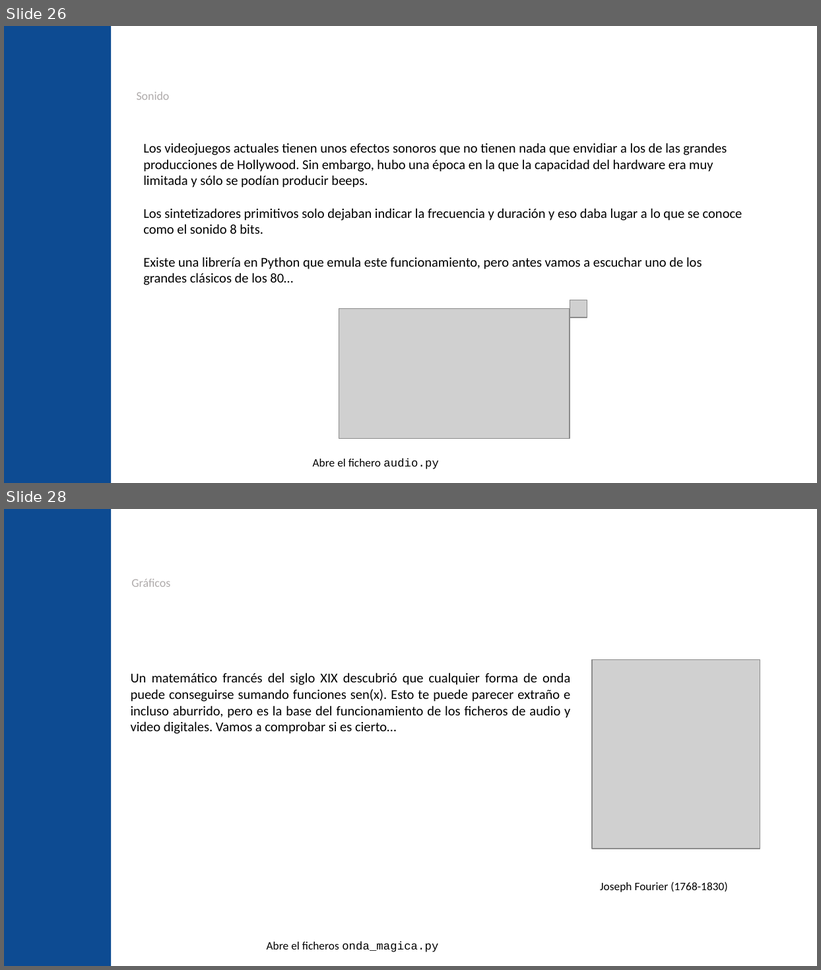
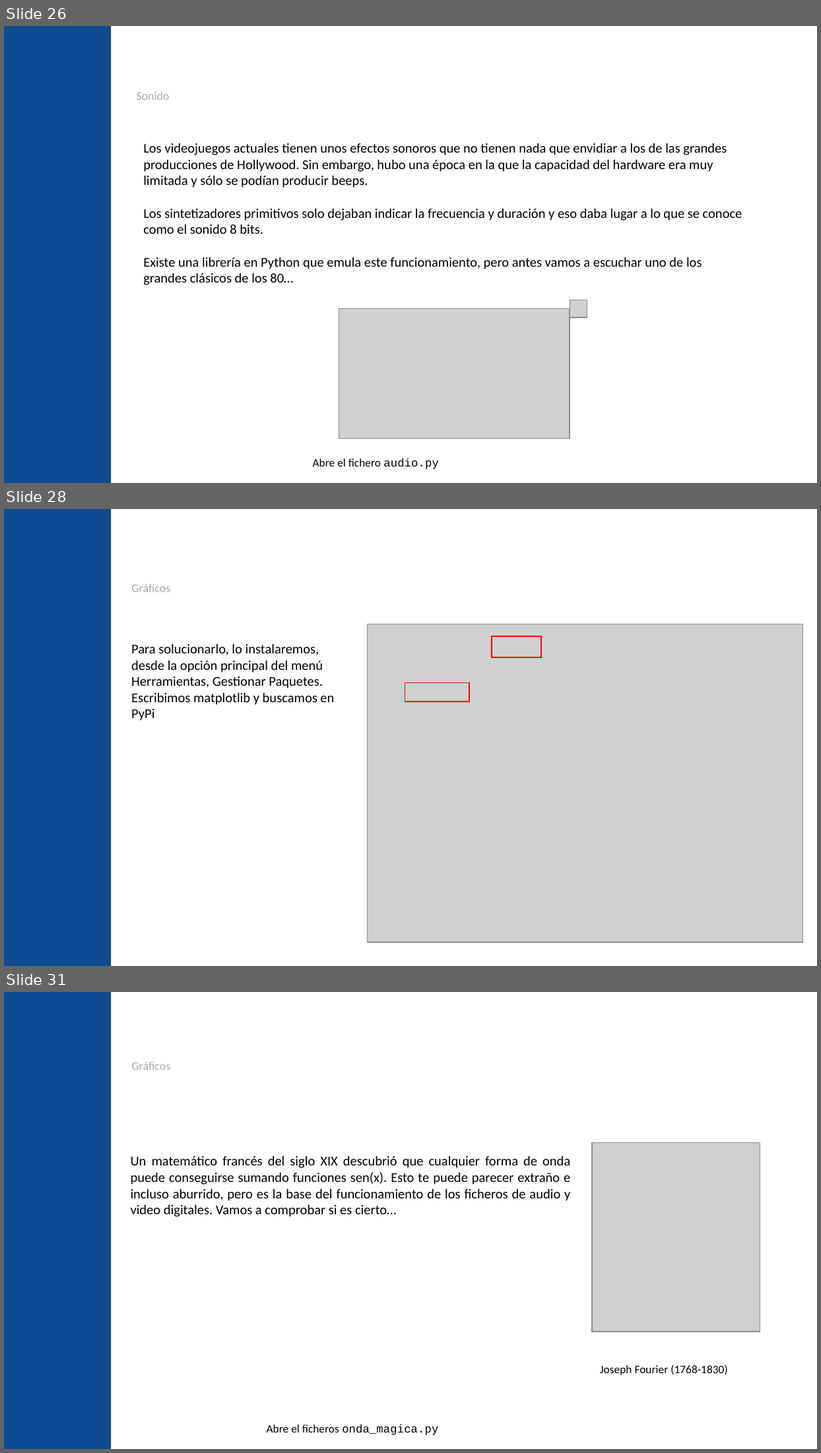
Before and after one commit to jgalgarra/introprogpython, a slide deck: slides/python_elemental_slides.pptx. Shown one above the other, each under a label of ours: slides 26 and 28 before the commit, slides 26, 28 and 31 after it; the slides between them are not shown. The pictures are 821x970 and 821x1453 pixels, drawn with LibreOffice and Linux fonts; fonts in the diff are those of the drawing; grey boxes stand for pictures; background and template pictures are left out. Boxes give left, top, right and bottom in pixels: in the first picture for what was removed or moved away, otherwise in the second. Text is boxed around its words. In the diff, an @@ line names an element or a change of style, - is before the commit and + after.

Commit message:
Instrucciones para la instalación de matplotlib desde Thonny

```diff
--- a/slides/python_elemental_slides.pptx
+++ b/slides/python_elemental_slides.pptx
@@ slide 28 added at (x1=4, y1=509, x2=817, y2=966), background #FFFFFF; not listed: 1 template element that a slide beside it also shows @@
@@ title added at (x1=131, y1=584, x2=170, y2=592), 10.5 pt, text #AFABAB, bold @@
+Gráficos
@@ picture added at (x1=368, y1=624, x2=803, y2=943) @@
@@ text added at (x1=131, y1=644, x2=334, y2=721), 12 pt, text #000000 @@
+Para solucionarlo, lo instalaremos,
+desde la opción principal del menú
+Herramientas, Gestionar Paquetes.
+Escribimos matplotlib y buscamos en
+PyPi
@@ rectangle added at (x1=492, y1=636, x2=541, y2=657), outline #FF0000 1 pt @@
@@ rectangle added at (x1=405, y1=683, x2=469, y2=702), outline #FF0000 1 pt @@
@@ what was slide 28 is now slide 31 @@
```
Also in this commit, not shown: 2 slides changed, 2 other slides added, 1 other file.
